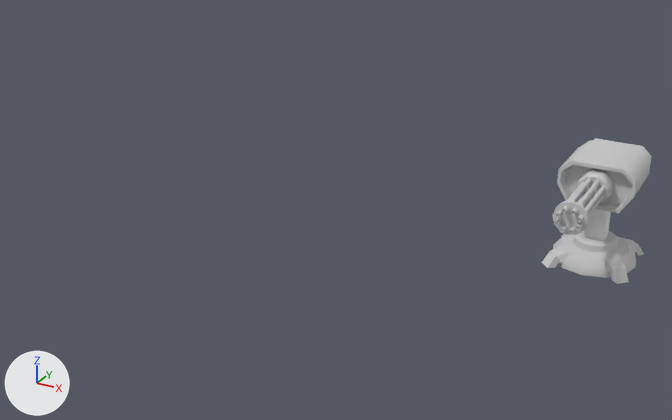
The FBX model Assets/Models/FBX/Turret Machinegun (Anim & Uv).FBX: old version first, new version second.
One viewpoint serves both versions: a 50 mm camera at (12.0, -11.82, 7.67) aimed at (6.3, -1.45, 2.48). The lights are fixed; the arrows at lower left show +X, +Y and +Z. Where no turn or scale is listed for an object, it has been applied to the vertices.

The first picture shows 'Turret Machinegun Barrel', 'Turret Machinegun Base', 'Turret Machinegun Body', 'Turret Machinegun Pivot'.
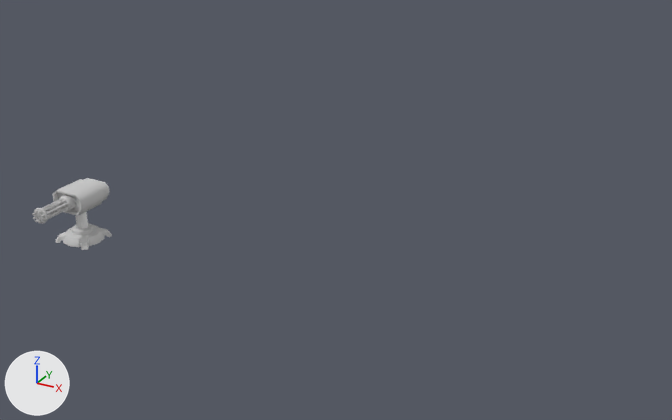
What differs and where, as boxes [x1, y1, x2, y2] in the pictures (672 x 420 px):
'Turret Machinegun Body', moved
    before: [557, 138, 652, 213]
    after: [53, 178, 110, 216]
'Turret Machinegun Base', moved
    before: [541, 230, 644, 284]
    after: [56, 223, 112, 250]
'Turret Machinegun Barrel', moved
    before: [553, 178, 605, 235]
    after: [32, 199, 68, 223]
'Turret Machinegun Pivot', moved
    before: [585, 209, 611, 240]
    after: [75, 211, 88, 229]

Patch to the scene script:
```diff
--- a/Assets/Models/FBX/Turret Machinegun (Anim & Uv).FBX.py
+++ b/Assets/Models/FBX/Turret Machinegun (Anim & Uv).FBX.py
@@ ob_turret_machinegun_body @@
 ob_turret_machinegun_body = bpy.data.objects.new('Turret Machinegun Body', me_mesh)
-ob_turret_machinegun_body.location = (10.31, -3.6, 4.29)
+ob_turret_machinegun_body.location = (0.0, 0.0, 0.65)
@@ ob_turret_machinegun_barrel @@
 ob_turret_machinegun_barrel = bpy.data.objects.new('Turret Machinegun Barrel', me_mesh_003)
-ob_turret_machinegun_barrel.location = (10.31, -4.39, 4.5)
+ob_turret_machinegun_barrel.location = (0.0, -0.67, 0.86)
@@ ob_turret_machinegun_base @@
 ob_turret_machinegun_base = bpy.data.objects.new('Turret Machinegun Base', me_mesh_001)
-ob_turret_machinegun_base.location = (10.3, -3.6, 3.77)
+ob_turret_machinegun_base.location = (0.0, 0.0, 0.12)
@@ ob_turret_machinegun_pivot @@
 ob_turret_machinegun_pivot = bpy.data.objects.new('Turret Machinegun Pivot', me_mesh_002)
-ob_turret_machinegun_pivot.location = (10.3, -3.6, 4.09)
+ob_turret_machinegun_pivot.location = (0.0, 0.0, 0.44)
```
